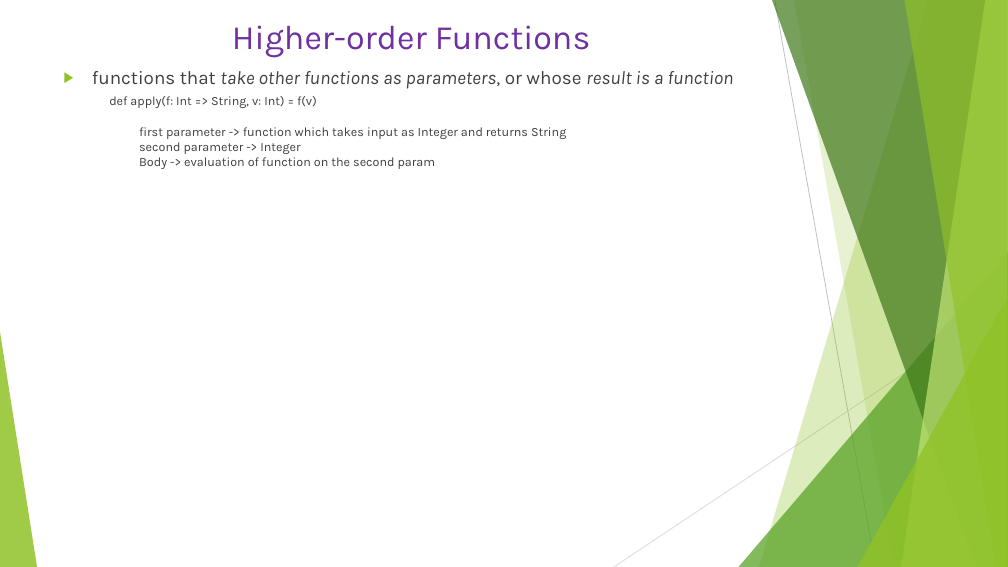
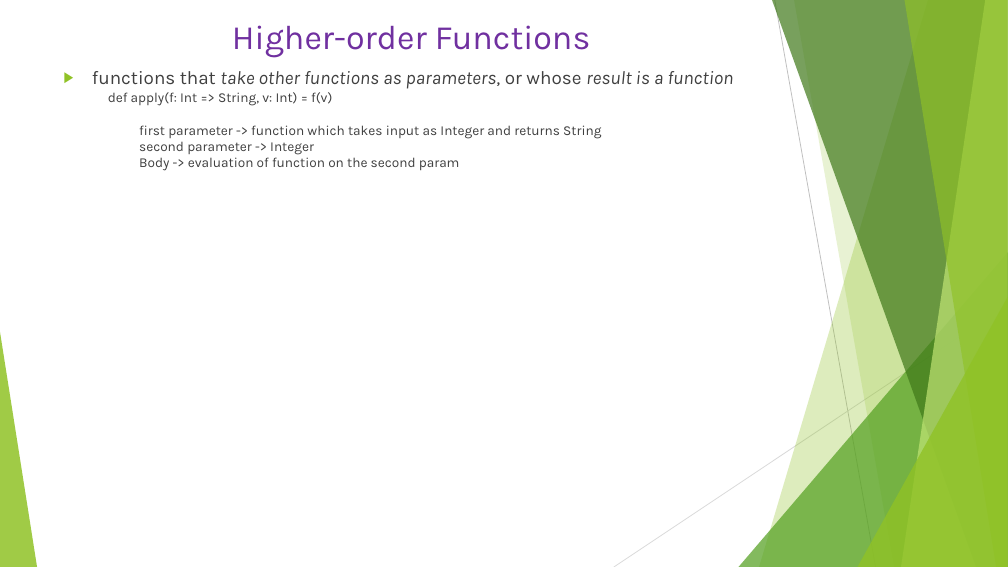
Before and after one commit to Anveshan3175/ScalaTrainingPrep, a slide deck: slide 16 of ScalaRepositary/ScalaTrainingPrep/Scala.pptx. Drawn at 1008x567 pixels with LibreOffice and Linux fonts; fonts in the diff are those of the drawing. Boxes give left, top, right and bottom in pixels: in the first picture for what was removed or moved away, otherwise in the second. Text is boxed around its words. In the diff, an @@ line names an element or a change of style, - is before the commit and + after.

```diff
--- a/ScalaRepositary/ScalaTrainingPrep/Scala.pptx
+++ b/ScalaRepositary/ScalaTrainingPrep/Scala.pptx
@@ text at (108, 92, 601, 171): size 12 to 13 pt in "def apply(f: Int => String, v: Int) ...", "first parameter -> function which takes input ...", "second parameter -> Integer", "Body -> evaluation of function on the ..." @@
```
Also in this commit, not shown: 4 slides added, 2 other files.
